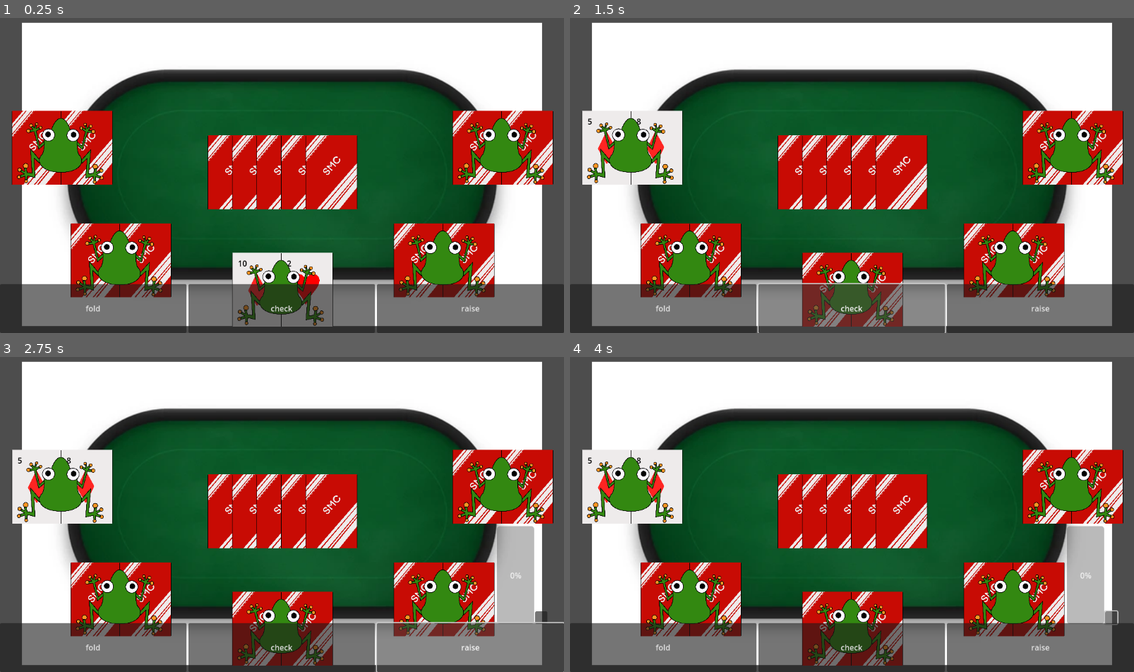
Above: before the commit, frames 1-4 (two rows, left to right).
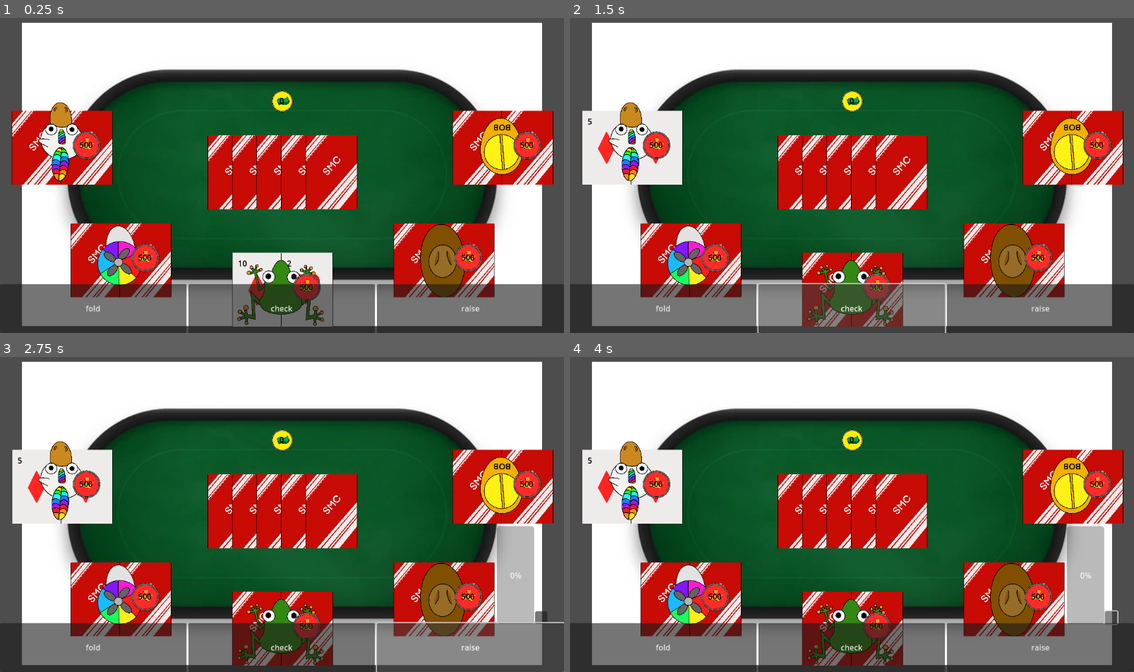
Above: after the commit, the same moments.

Repository: TheRealBlueBoy/Poker-Game
Game: Godot game, scene res://Scenes/MainScene.tscn
Two runs of this game, one before a commit and one after it. Both use one fixed random seed, a clock stepped at 60 frames per second and the inputs below.
Inputs (mouse positions are in pixels of both pictures, inside the frame that each line leads up to):
- Up to frame 1 (0.25 s): no input
- Up to frame 2 (1.5 s): click "fold" at 0.5 s; click "check" at 1.25 s
- Up to frame 3 (2.75 s): click "raise" at 2 s
- Up to frame 4 (4 s): click (1111, 618) at 2.75 s; click (1111, 618) at 3.5 s

The runs differ from the first frame. In frame 1, 8.1% of the frame differs, in the area x 3-97%, y 22-90%; in frame 2, 8.0%; in frame 3, 7.9%; in frame 4, 8.0%.

Commit message:
added chips

Diff:
--- /dev/null
+++ b/Scenes/Chips.tscn
@@ -0,0 +1,21 @@
+[gd_scene load_steps=2 format=3 uid="uid://jrqyn88yibtq"]
+
+[ext_resource type="Texture2D" uid="uid://405awa3ni4ps" path="res://Assets/Chips/Chip3.png" id="1_h4awi"]
+
+[node name="Chips" type="Node2D"]
+
+[node name="Label" type="Label" parent="."]
+z_index = 4
+offset_left = -20.0
+offset_top = -12.0
+offset_right = 20.0
+offset_bottom = 11.0
+theme_override_colors/font_color = Color(0, 0, 0, 1)
+text = "1234"
+horizontal_alignment = 1
+vertical_alignment = 1
+
+[node name="Sprite" type="Sprite2D" parent="."]
+z_index = 3
+scale = Vector2(0.03, 0.03)
+texture = ExtResource("1_h4awi")
--- /dev/null
+++ b/Scripts/Chips.gd
@@ -0,0 +1,24 @@
+class_name Chips extends Node
+
+var chip1Texture = preload("res://Assets/Chips/Chip1.png")
+var chip2Texture = preload("res://Assets/Chips/Chip2.png")
+var chip3Texture = preload("res://Assets/Chips/Chip3.png")
+var amount
+var scene
+
+func Init(loc, a, gm):#spawns the card
+	scene = preload("res://Scenes/Chips.tscn")
+	scene = scene.instantiate()
+	scene.position = loc
+	UpdateAmount(a)
+	gm.add_child(scene)
+
+func UpdateAmount(a):
+	amount = a
+	scene.find_child("Label").text = str(amount)
+	if (amount < 50):
+		scene.find_child("Sprite").texture = chip3Texture
+	if (amount < 100):
+		scene.find_child("Sprite").texture = chip2Texture
+	else:
+		scene.find_child("Sprite").texture = chip1Texture
--- a/Scripts/GameMode.gd
+++ b/Scripts/GameMode.gd
@@ -1,8 +1,8 @@
 class_name GameMode extends Node2D
 var savedCardDeck = [] #template deck
 var cardDeck = [] #deck of cards in the round
-var bigBlind = 0 #idx of player with the big blind
-var smallBlind = 1 #idx of player with the small blind
+var bigBlindIdx = 0 #idx of player with the big blind
+var smallBlindIdx = 1 #idx of player with the small blind
 var tableCards = [] #5 cards on the table
 var gameUI
 
@@ -12,6 +12,7 @@
 var playerBets = [0,0,0,0,0] #amount each player bet
 var phase = 0#phase is how many times a card(s) got revealed from the tablecards
 var tempObjects = [] #these objects will be removed every round
+var chipsRoundTotal #amounts of chips bet by all players
 
 const playerLoc = [Vector2(450,-50),Vector2(330,180),Vector2(0,240),Vector2(-330,180),Vector2(-450,-50)] #player spawn loc
 const tableCardsLoc = [Vector2(-100,0),Vector2(-50,0),Vector2(0,0),Vector2(50,0),Vector2(100,0)] #table cards spawn loc
@@ -35,11 +36,8 @@
 	pass
 func SetupPlayers():
 	for i in 5:
-		var player_scene = preload("res://Scenes/Player.tscn")
-		player_scene = player_scene.instantiate()
-		add_child(player_scene)
 		players.append(Player.new())
-		players[i].Init(i, playerLoc[i], player_scene, self)
+		players[i].Init(i, playerLoc[i], self)
 
 func SetupDeck():
 	savedCardDeck = Deck.new().createCardDeck()
@@ -104,12 +102,14 @@
 			player.hand[1].SetupScene(playerLoc[idx]+Vector2(50,0), self)
 			idx += 1
 	#rotate blinds
+	bigBlindIdx = IncrementInRange(bigBlindIdx,0,playingPlayers.size()-1)
+	smallBlindIdx = IncrementInRange(smallBlindIdx,0,playingPlayers.size()-1)
+	playingPlayers[smallBlindIdx].Raise(10)
+	playingPlayers[bigBlindIdx].Raise(20)
+	actingPlayerIdx=IncrementInRange(bigBlindIdx,0,playingPlayers.size()-1) #sets the player who starts, which is the one left from the big blind
+	chipsRoundTotal = Chips.new()
+	chipsRoundTotal.Init(Vector2(0,-150), 0,self)
 	ResetPlayerStatuses()
-	bigBlind = IncrementInRange(bigBlind,0,playingPlayers.size()-1)
-	smallBlind = IncrementInRange(smallBlind,0,playingPlayers.size()-1)
-	playingPlayers[smallBlind].Raise(10)
-	playingPlayers[bigBlind].Raise(20)
-	actingPlayerIdx=IncrementInRange(bigBlind,0,playingPlayers.size()-1) #sets the player who starts, which is the one left from the big blind
 	tableCards = PickCardsFromDeck(5) #gets 5 random card from the deck
 	idx = 0
 	for card in tableCards: #spawn cards on the table
--- a/Scripts/Player.gd
+++ b/Scripts/Player.gd
@@ -1,24 +1,33 @@
 class_name Player extends Node2D
 var hand = []
 var playerName = ""
-var chipsOwned = 100
+var chipsOwned = 500
 var status = PlayerStatus.pending
 var index
-var child
+var scene
 var gamemode
-
+const playerTextures = [preload("res://Assets/PlayerSprites/Player_builder.png"),preload("res://Assets/PlayerSprites/Player_cowboy.png"),preload("res://Assets/PlayerSprites/Player_frog.png"),preload("res://Assets/PlayerSprites/Player_propellorhat.png"),preload("res://Assets/PlayerSprites/Player_unicorn.png")]
 #temp vars for decide winner
 var allCards = []
 var finalCards = []
 var finalScore #integer which gives a score to specific hands, used to decide a winner
+var chipsScript
 
 enum PlayerStatus {pending, raised, folded, broke, allIn, checked}
 
-func Init(i, loc, c, gm):#calls when made
-	child = c
-	child.position = loc
+func Init(i, loc, gm):#calls when made
+	var scene = preload("res://Scenes/Player.tscn")
 	index = i
 	gamemode = gm
+	scene = scene.instantiate()
+	gamemode.add_child(scene)
+	scene.position = loc
+	scene.find_child("PlayerSprite").texture = playerTextures[index]
+	chipsScript = Chips.new()
+	chipsScript.Init(scene.position + Vector2(50,-10), chipsOwned, gamemode)
+#InterpolateLocation(scene.position, Vector2(0,0),0.35)
+func InterpolateLocation(loc1, loc2, f):
+	return (loc1 + f*(loc2-loc1))
 
 
 func Call(amount):
Binary file added: Assets/Chips/Chip1.png
Not shown, added: Assets/Chips/Chip1.png.import
Binary file added: Assets/Chips/Chip2.png
Not shown, added: Assets/Chips/Chip2.png.import
Binary file added: Assets/Chips/Chip3.png
Not shown, added: Assets/Chips/Chip3.png.import
